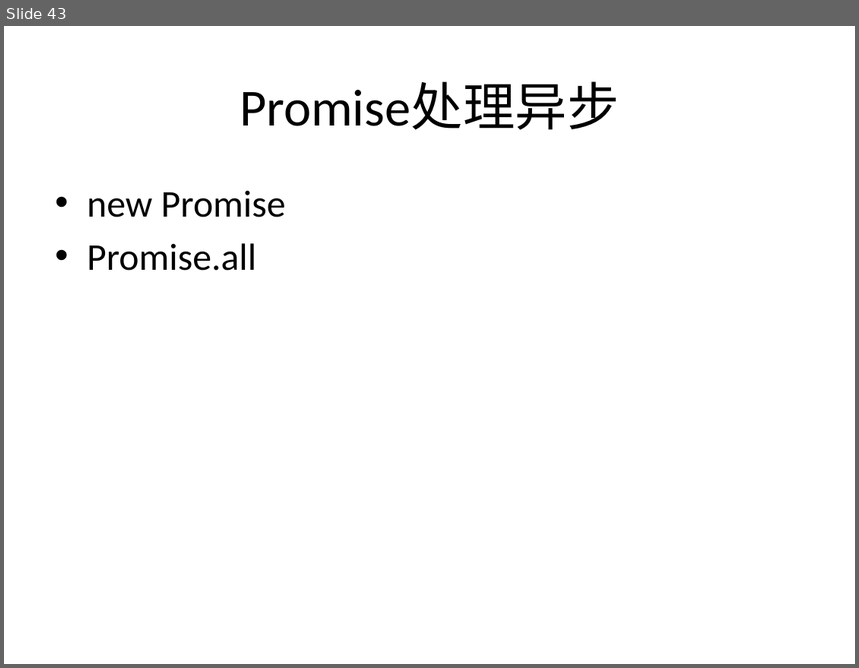
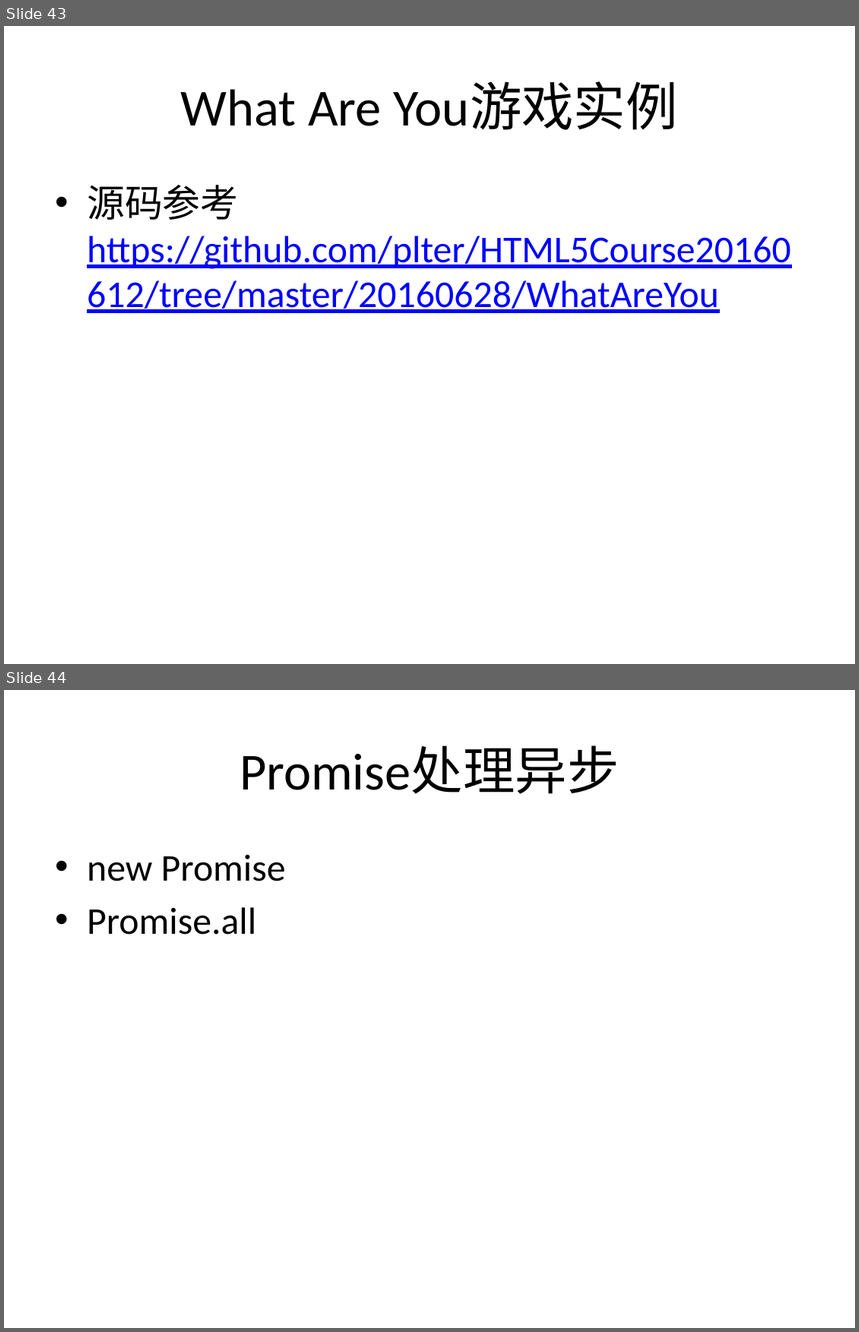
Before and after one commit to plter/HTML5Course20160612, a slide deck: Web前端教学记录.pptx. Shown one above the other, each under a label of ours: slide 43 before the commit, slides 43 and 44 after it. The pictures are 859x668 and 859x1332 pixels, drawn with LibreOffice and Linux fonts; fonts in the diff are those of the drawing. Boxes give left, top, right and bottom in pixels: in the first picture for what was removed or moved away, otherwise in the second. Text is boxed around its words. In the diff, an @@ line names an element or a change of style, - is before the commit and + after.

```diff
--- a/Web前端教学记录.pptx
+++ b/Web前端教学记录.pptx
@@ slide 43 added at <box>4,26,855,664</box>, background #FFFFFF @@
@@ title added at <box>181,82,678,130</box>, 44 pt, text #000000 @@
+What Are You游戏实例
@@ text added at <box>87,185,791,313</box>, 32 pt, text #0000FF, underline @@
+• 源码参考 https://github.com/plter/HTML5Course20160612/tree/master/20160628/WhatAreYou
@@ what was slide 43 is now slide 44 @@
```
Also in this commit, not shown: 1 other file.
